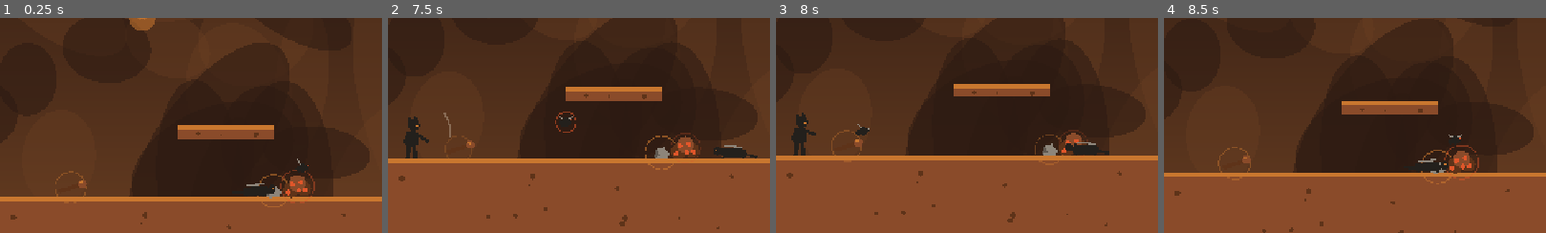
Above: before the commit, frames 1-4 (left to right).
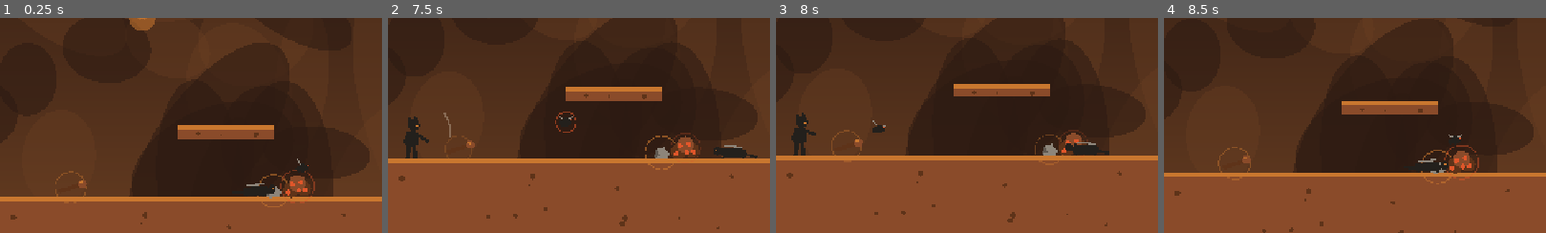
Above: after the commit, the same moments.

Repository: Jawad-Mufti/caveman-chronicles
Game: Godot game, scene res://scenes/level1.tscn
Two runs of this game, one before a commit and one after it. Both use one fixed random seed, a clock stepped at 60 frames per second and the inputs below.
Inputs (mouse positions are % of the whole screen's width and height, from its top left):
- Up to frame 1 (0.25 s): no input
- Up to frame 2 (7.5 s): tap Enter at 0.5 s; move the mouse to (45, 70) at 0.52 s; hold D 0.53-1.25 s; tap R at 0.6 s; click (45, 70) at 0.67 s; tap Space at 0.77, 3.77, 6.77 s; drag from (80, 65) to (41, 74) at 1.27 s; move the mouse to (20, 35) at 2.02 s; hold A 2.03-2.75 s; hold K 2.03-2.75 s; drag from (55, 50) to (67, 69) at 2.77 s; move the mouse to (35, 25) at 3.52 s; hold A 3.53-4.25 s; hold L 3.53-4.25 s; drag from (72, 45) to (70, 73) at 4.27 s; move the mouse to (30, 55) at 5.02 s; hold D 5.03-5.75 s; hold J 5.03-5.75 s; click (30, 55) at 5.17 s; drag from (60, 28) to (19, 66) at 5.77 s; move the mouse to (45, 70) at 6.52 s; hold D 6.53-7.25 s; hold E 6.53-7.25 s; drag from (80, 65) to (41, 74) at 7.27 s
- Up to frame 3 (8 s): no input
- Up to frame 4 (8.5 s): move the mouse to (20, 35) at 8.02 s; hold A from 8.03 s (still down); tap R at 8.1 s
The pictures show only the part of the screen within x 31-81%, y 39-89%; the shares and areas given below are measured in that part.

Frames 1-2 are identical in both runs. In frame 3, 0.2% of the frame differs, in the area x 20-29%, y 47-55%; in frame 4, nothing differs.

Commit message:
Smooth insect return with momentum-based movement

Diff:
--- a/scripts/enemies.gd
+++ b/scripts/enemies.gd
@@ -14,6 +14,7 @@
 	var timer := 0.0
 	var aim := Vector2.RIGHT
 	var dash_speed := 440.0
+	var vel := Vector2.ZERO  ## it carries momentum now, so nothing teleports
 	const ROAM_X := 250.0    ## how far either side of home it may wander
 	const ROAM_Y := 110.0    ## and how far above or below. Stops the long crawl home.
 	var floor_y := 0.0       ## the one line it may not cross: the ground it lives above
@@ -37,6 +38,7 @@
 		timer = maxf(timer - delta, 0.0)
 		match state:
 			"hover":
+				vel = vel.move_toward(Vector2.ZERO, 500.0 * delta)
 				var home := anchor + Vector2(sin(t * 1.3) * 60.0, sin(t * 2.7) * 12.0)
 				if player != null:
 					# drift sideways to line him up, never vertically
@@ -51,6 +53,9 @@
 						timer = 0.45
 				global_position = global_position.move_toward(home, 165.0 * delta)
 			"wind":
+				# hangs almost still for the beat before it commits
+				vel = vel.move_toward(Vector2.ZERO, 900.0 * delta)
+				global_position += vel * delta
 				if timer <= 0.0:
 					if player != null:
 						aim = (player.global_position + Vector2(0, -26) - global_position).normalized()
@@ -60,16 +65,26 @@
 							var side := signf(player.global_position.x - global_position.x)
 							aim.x = 0.25 * (side if side != 0.0 else 1.0)
 						aim = aim.normalized()
+					vel = aim * dash_speed
 					state = "dash"
-					timer = 0.5
+					timer = 0.45
 			"dash":
-				global_position += aim * dash_speed * delta
+				# the lunge bleeds off speed instead of stopping dead
+				vel = vel.move_toward(aim * dash_speed * 0.5, 430.0 * delta)
+				global_position += vel * delta
 				if timer <= 0.0:
 					state = "rest"
-					timer = 1.3
+					timer = 1.5
 			"rest":
-				# snaps back to station rather than trickling there
-				global_position = global_position.move_toward(anchor, 260.0 * delta)
+				# Banks back to its post under its own momentum: it keeps drifting
+				# out of the lunge, turns, runs home quickly, then eases in as it
+				# arrives. Speed scales with distance, so there is no snap at
+				# either end — the earlier version drove straight home at a flat
+				# 260 px/s, which is what looked mechanical.
+				var home_v := anchor - global_position
+				var want := home_v.normalized() * minf(home_v.length() * 2.4, 250.0)
+				vel = vel.move_toward(want, 620.0 * delta)
+				global_position += vel * delta
 				if timer <= 0.0:
 					state = "hover"
 					timer = 0.8
